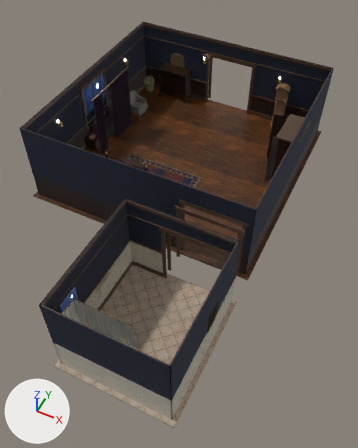
One commit to the glTF model client/public/models/rooms/guest_suite.glb: the scene before it, then after it.
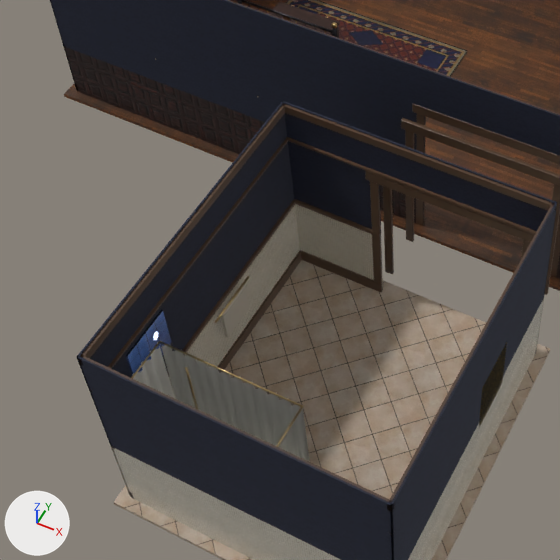
Old and new are each drawn whole from a camera (50 mm lens) standing at (6.81, -14.33, 13.8) and looking at (1.41, -3.53, 0.3) and again close up on the part from 2% to 67% of the width and 35% to 87% of the height. Every picture has the same lights, and +X, +Y and +Z are marked at lower left. The last two pictures show the newer version. Where no turn or scale is listed for an object, it has been applied to the vertices. Vertices at exactly the same position are counted once.

The older version as bpy lines, for what is in view:
```python
ob_guestsuite = bpy.data.objects.new('GuestSuite', me_bedroomfloor_001)
ob_guestsuite.location = (0.0, -2.65, 1.57)
```
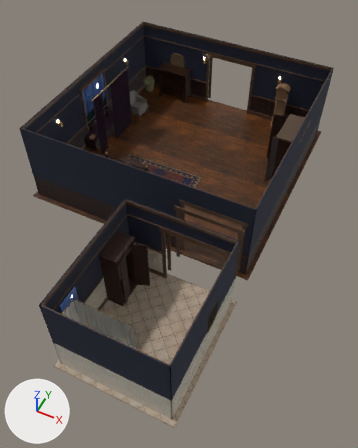
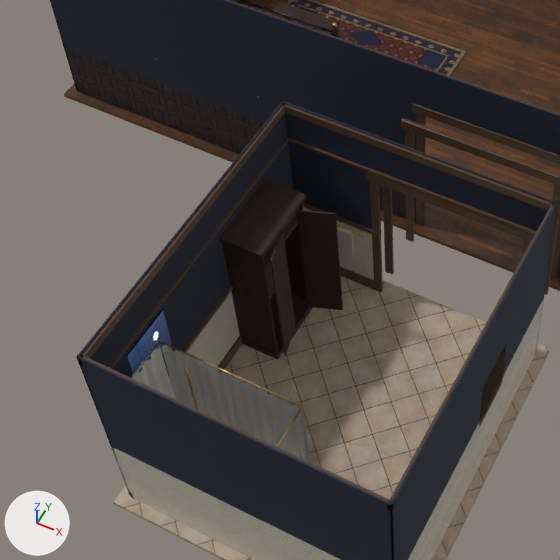
Changed parts and their boxes [x1, y1, x2, y2] in the close-ups (560 x 560 px; the box of a moved part takes in the faces that stretch with it):
```json
{"part": 1, "of": "me_bedroomfloor_001", "change": "moved or reshaped", "before": [215, 276, 250, 323], "after": [337, 226, 362, 237]}
{"part": 2, "of": "me_bedroomfloor_001", "change": "added", "after": [222, 242, 274, 336], "on screen": "mostly hidden"}
{"part": 3, "of": "me_bedroomfloor_001", "change": "added", "after": [264, 215, 298, 268]}
{"part": 4, "of": "me_bedroomfloor_001", "change": "added", "after": [242, 293, 313, 359]}
{"part": 5, "of": "me_bedroomfloor_001", "change": "added", "after": [285, 203, 306, 299]}
{"part": 6, "of": "me_bedroomfloor_001", "change": "added", "after": [222, 242, 278, 354]}
{"part": 7, "of": "me_bedroomfloor_001", "change": "added", "after": [219, 179, 306, 258]}
{"part": 8, "of": "me_bedroomfloor_001", "change": "added", "after": [296, 209, 343, 310]}
{"part": 9, "of": "me_bedroomfloor_001", "change": "added", "after": [270, 230, 295, 355]}
{"part": 10, "of": "me_bedroomfloor_001", "change": "added", "after": [337, 228, 354, 257]}
{"part": 11, "of": "me_bedroomfloor_001", "change": "deleted", "before": [221, 284, 250, 337]}
```

Edits to the scene script, one JSON object a line:
```json
{"block": "me_bedroomfloor_001", "where": "# used by ob_guestsuite; location = (0.0, -2.65, 1.57)"}
{"op": "remove", "block": "me_bedroomfloor_001", "code": "me_bedroomfloor_001.from_pydata(...)  # 29772 vertices, 47355 faces; spans x -4.5..4.5, y -7.35..7.35, z -1.63..1.63"}
{"op": "add", "block": "me_bedroomfloor_001", "code": "me_bedroomfloor_001.from_pydata(...)  # 30468 vertices, 48687 faces; spans x -4.5..4.5, y -7.35..7.35, z -1.63..1.63"}
{"block": "me_bedroomfloor_001", "change": "me_bedroomfloor_001 part 1: the loose piece of 16 vertices spanning x 0.73..0.77, y -5.15..-4.35, z -0.38..-0.36 is multiplied about its middle by the matrix ((0.0, -1.0, 0.0), (0.0, 0.0, 1.0), (-1.0, 0.0, 0.0)), then moved by (0.6, 1.65, 0.0)"}
{"block": "me_bedroomfloor_001", "change": "me_bedroomfloor_001 part 2: a new loose piece, a box spanning x 0.655..0.685, y -4.65..-3.65, z -1.47..0.73, in mat_wardrobeinside (brown #453527)"}
{"block": "me_bedroomfloor_001", "change": "me_bedroomfloor_001 part 3: a new loose piece, a box spanning x 0.68..1.22, y -4.61..-3.69, z 0.365..0.395, in mat_wardrobeinside (brown #453527)"}
{"block": "me_bedroomfloor_001", "change": "me_bedroomfloor_001 part 4: the loose piece of 56 vertices spanning x 3.78..4.33, y -5.15..-4.15, z -1.57..-0.73 is copied, and the copy is scaled about its middle by (1.16, 1.04, 0.132), then moved by (-3.1, 0.5, -0.36); it spans x 0.64..1.27, y -4.67..-3.63, z -1.57..-1.45"}
{"block": "me_bedroomfloor_001", "change": "me_bedroomfloor_001 part 5: a new loose piece of 56 vertices spanning x 0.65..1.25, y -3.69..-3.65, z -1.47..0.73, in mat_wornwalnut"}
{"block": "me_bedroomfloor_001", "change": "me_bedroomfloor_001 part 6: a new loose piece of 56 vertices spanning x 0.65..1.25, y -4.65..-4.61, z -1.47..0.73, in mat_wornwalnut"}
{"block": "me_bedroomfloor_001", "change": "me_bedroomfloor_001 part 7: a new loose piece of 56 vertices spanning x 0.62..1.28, y -4.69..-3.61, z 0.73..0.79, in mat_wornwalnut"}
{"block": "me_bedroomfloor_001", "change": "me_bedroomfloor_001 part 8: a new loose piece of 56 vertices spanning x 1.25..1.72, y -3.83..-3.64, z -1.4..0.7, in mat_wornwalnut"}
{"block": "me_bedroomfloor_001", "change": "me_bedroomfloor_001 part 9: a new loose piece of 56 vertices spanning x 1.24..1.39, y -4.65..-4.17, z -1.4..0.7, in mat_wornwalnut"}
{"block": "me_bedroomfloor_001", "change": "me_bedroomfloor_001 part 10: a new loose piece of 56 vertices spanning x 1.07..1.62, y -3.14..-3.1, z -0.87..-0.37, in mat_towel (light grey #c4bcad)"}
{"block": "me_bedroomfloor_001", "change": "me_bedroomfloor_001 part 11: the loose piece of 56 vertices spanning x 0.75..0.79, y -5.03..-4.48, z -0.87..-0.37 is deleted"}
{"block": "me_bedroomfloor_001", "change": "other edits to the shape of me_bedroomfloor_001 do not show in these pictures"}
```
